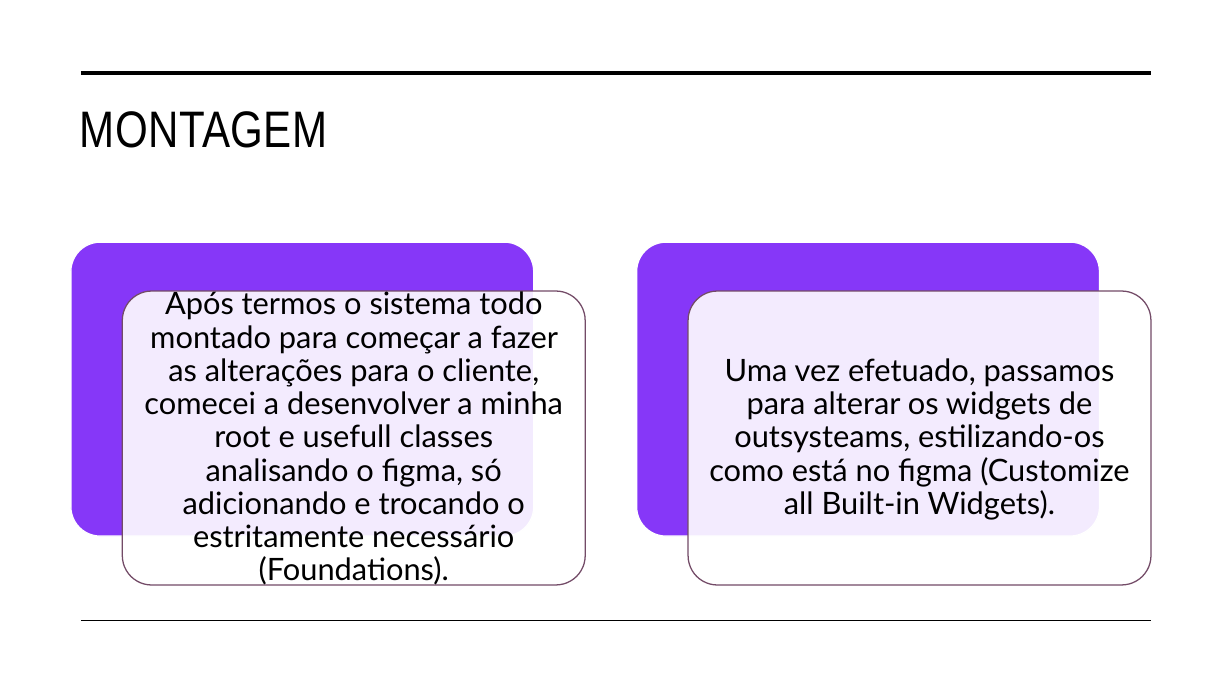
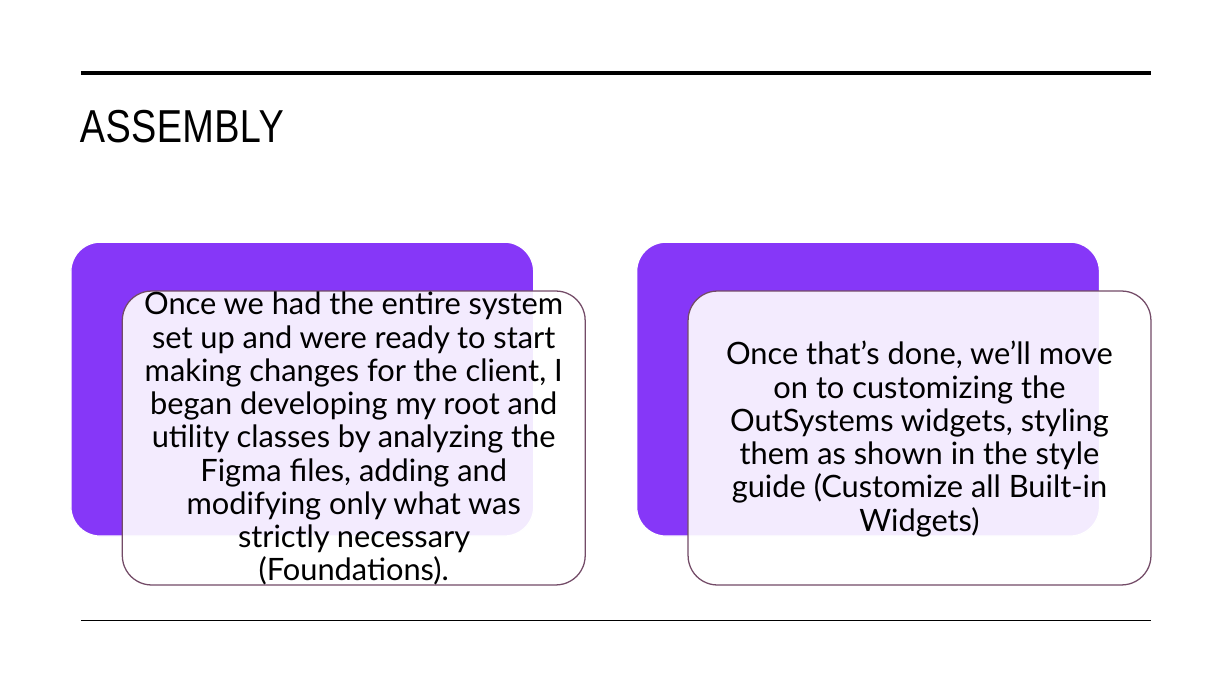
Before and after one commit to DiogoRibeiroMediaWeb/FinalProjectScss, a slide deck: slide 5 of Final Presentation.pptx. Drawn at 1232x693 pixels with LibreOffice and Linux fonts; fonts in the diff are those of the drawing. Boxes give left, top, right and bottom in pixels: in the first picture for what was removed or moved away, otherwise in the second. Text is boxed around its words. In the diff, an @@ line names an element or a change of style, - is before the commit and + after.

```diff
--- a/Final Presentation.pptx
+++ b/Final Presentation.pptx
@@ title at (x1=80, y1=109, x2=284, y2=143): text changed; size 40 to 36 pt @@
-MONTAGEM
+ASSEMBLY
@@ text at (x1=144, y1=288, x2=564, y2=586): text changed @@
-Após termos o sistema todo montado para começar a fazer as alterações para o cliente, comecei a desenvolver a minha root e usefull classes analisando o figma, só adicionando e trocando o estritamente necessário (Foundations).
+Once we had the entire system set up and were ready to start making changes for the client, I began developing my root and utility classes by analyzing the Figma files, adding and modifying only what was strictly necessary (Foundations).
@@ text at (x1=726, y1=340, x2=1113, y2=537): text changed @@
-Uma vez efetuado, passamos para alterar os widgets de outsysteams, estilizando-os como está no figma (Customize all Built-in Widgets).
+Once that’s done, we’ll move on to customizing the OutSystems widgets, styling them as shown in the style guide (Customize all Built-in Widgets)
```
Also in this commit, not shown: 7 other slides changed, 8 slides added, 1 slide removed, 7 other files.
